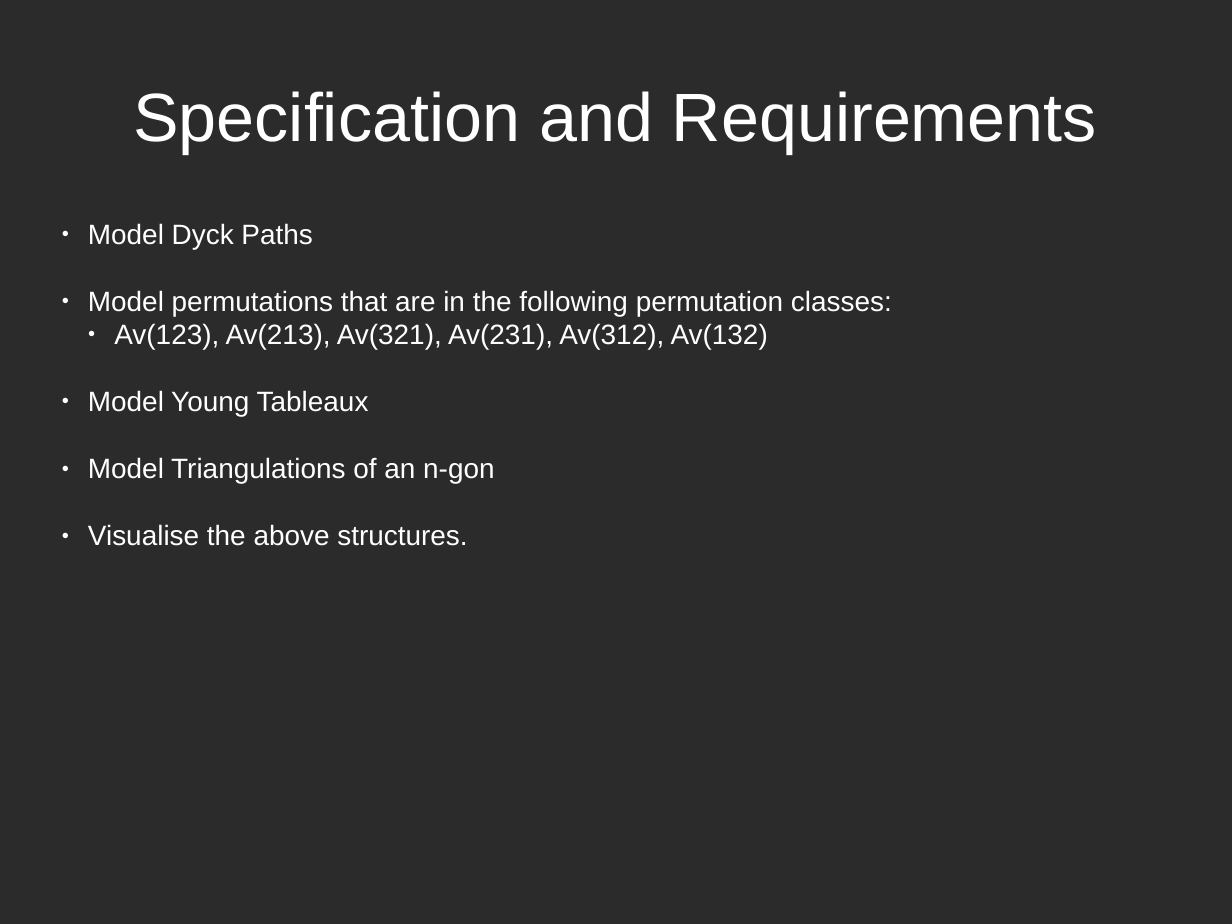
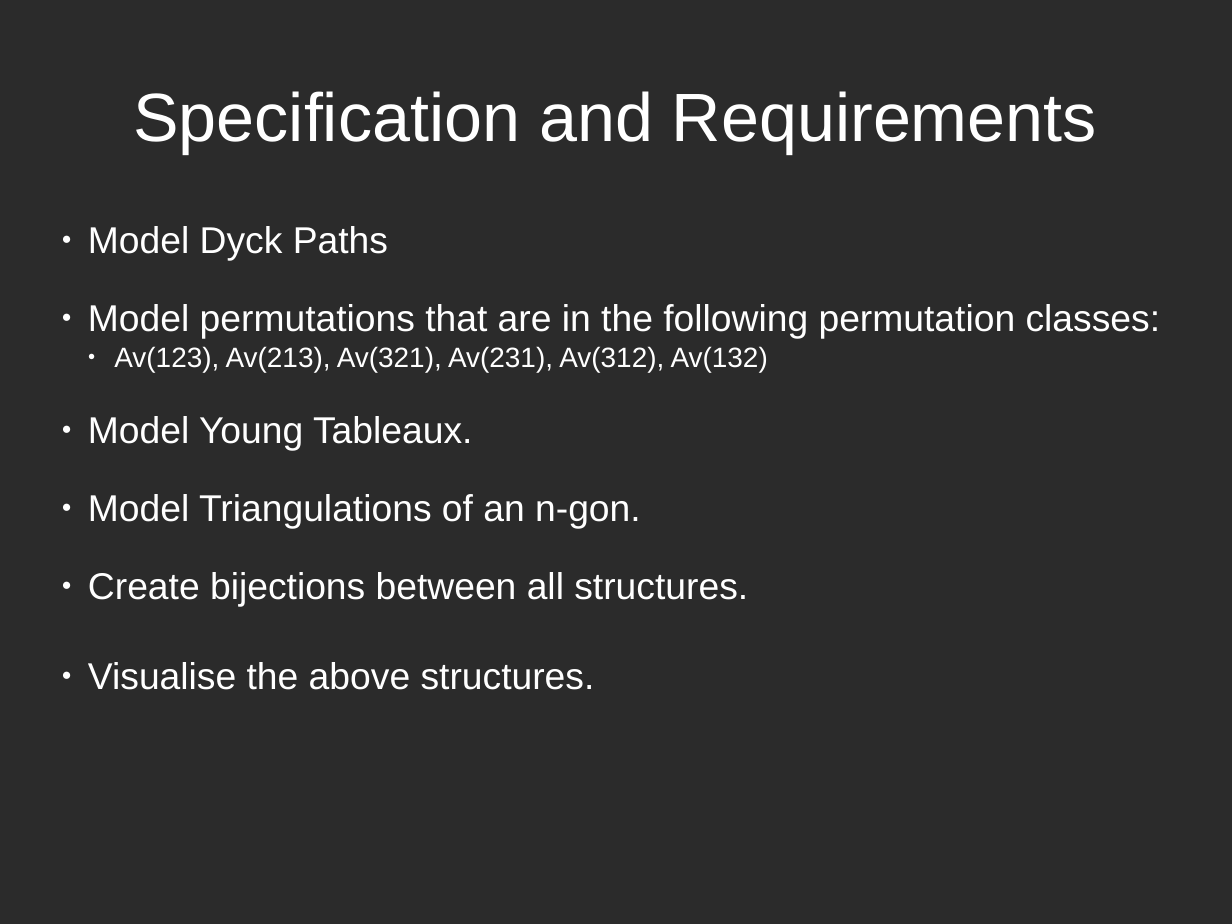
Before and after one commit to patons02/catalan-structures, a slide deck: slide 4 of posterPresentation/posterPresentation.odp. Drawn at 1232x924 pixels with LibreOffice and Linux fonts; fonts in the diff are those of the drawing; background and template pictures are left out; a plain dark background stands for a picture behind light text. Boxes give left, top, right and bottom in pixels: in the first picture for what was removed or moved away, otherwise in the second. Text is boxed around its words. In the diff, an @@ line names an element or a change of style, - is before the commit and + after.

```diff
--- a/posterPresentation/posterPresentation.odp
+++ b/posterPresentation/posterPresentation.odp
@@ text at [88,226,1161,690]: size 18 to 24 pt in "Model Dyck Paths", "Model permutations that are in the following ...", "Visualise the above structures." @@
@@ text at [88,416,748,607]: text changed; size 18 to 24 pt @@
-● Model Young Tableaux
-● Model Triangulations of an n-gon
+● Model Young Tableaux.
+● Model Triangulations of an n-gon.
+● Create bijections between all structures.
```
Also in this commit, not shown: 9 other slides changed, 1 slide added, 1 other file.
